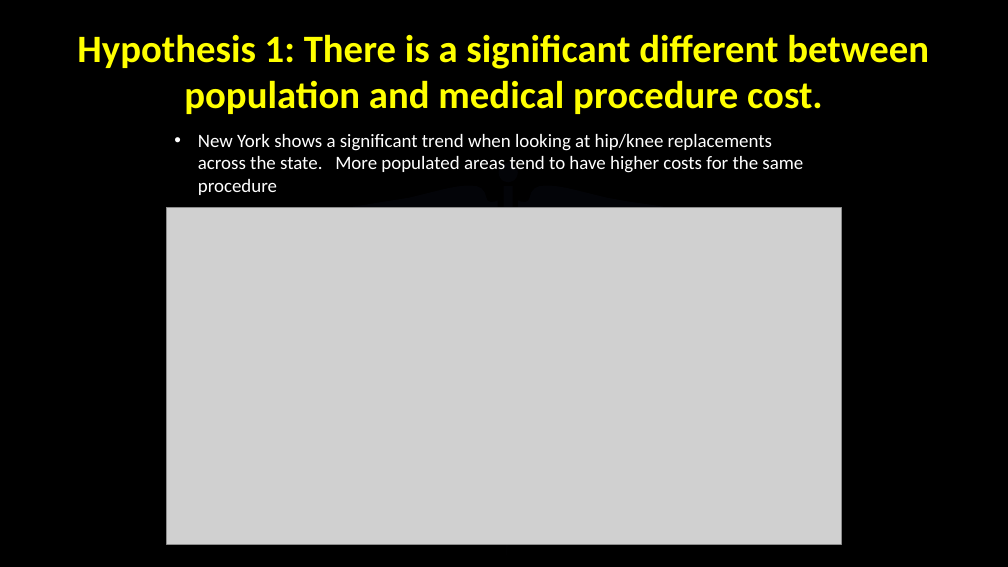
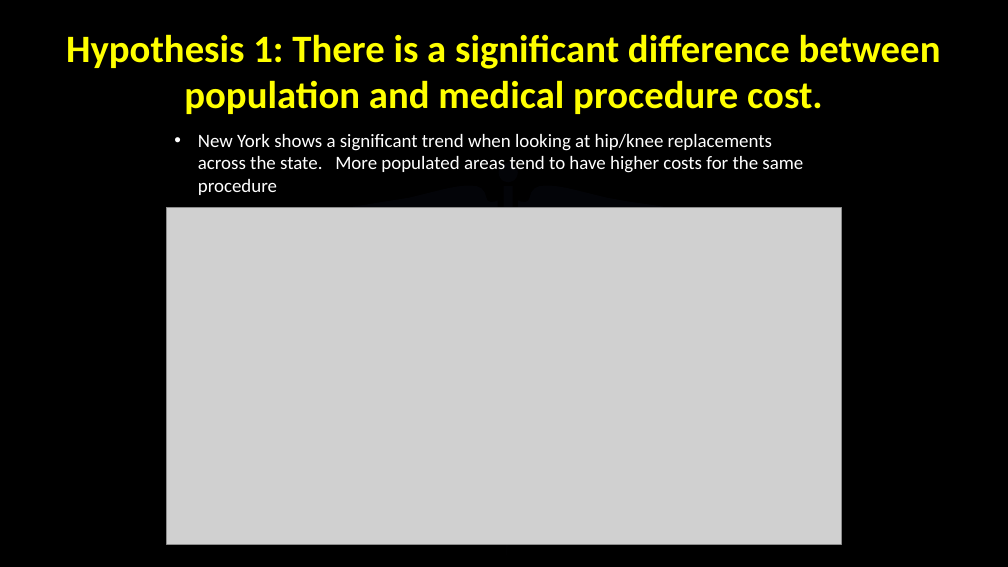
Before and after one commit to BrandinO771/viper_proj_1, a slide deck: slide 8 of _PRESENTATION/healthcare_cost_consitency3.pptx. Drawn at 1008x567 pixels with LibreOffice and Linux fonts; fonts in the diff are those of the drawing; grey boxes stand for pictures; background and template pictures are left out. Boxes give left, top, right and bottom in pixels: in the first picture for what was removed or moved away, otherwise in the second. Text is boxed around its words. In the diff, an @@ line names an element or a change of style, - is before the commit and + after.

```diff
--- a/_PRESENTATION/healthcare_cost_consitency3.pptx
+++ b/_PRESENTATION/healthcare_cost_consitency3.pptx
@@ title at [66,34,941,114]: text changed @@
-Hypothesis 1: There is a significant different between population and medical procedure cost.
+Hypothesis 1: There is a significant difference between population and medical procedure cost.
```
Also in this commit, not shown: 8 other slides changed, 2 slides added, 1 slide removed, 43 other files.
